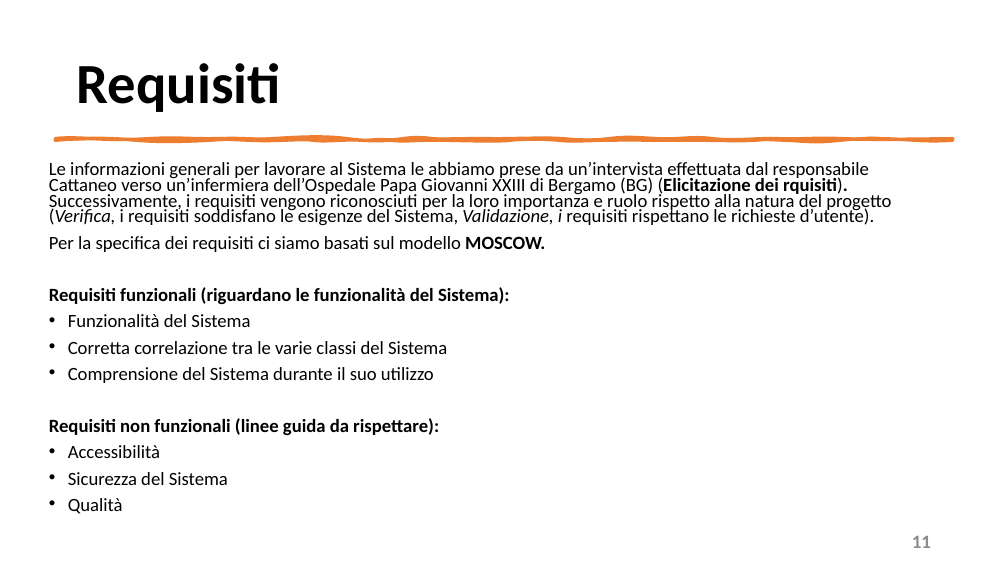
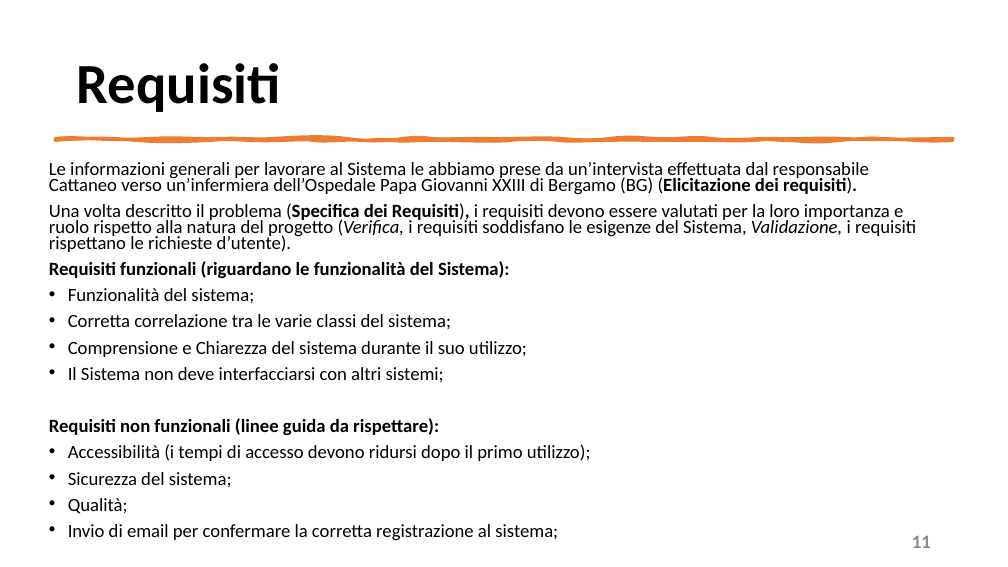
Before and after one commit to mangilimatteo/Progetto_Ingegneria_Software_Cattaneo_Mangili_Saini, a slide deck: slide 11 of Presentazione/Presentazione_Progetto.pptx. Drawn at 1008x567 pixels with LibreOffice and Linux fonts; fonts in the diff are those of the drawing. Boxes give left, top, right and bottom in pixels: in the first picture for what was removed or moved away, otherwise in the second. Text is boxed around its words. In the diff, an @@ line names an element or a change of style, - is before the commit and + after.

```diff
--- a/Presentazione/Presentazione_Progetto.pptx
+++ b/Presentazione/Presentazione_Progetto.pptx
@@ text at (49,162,916,252): text changed @@
-Le informazioni generali per lavorare al Sistema le abbiamo prese da un’intervista effettuata dal responsabile Cattaneo verso un’infermiera dell’Ospedale Papa Giovanni XXIII di Bergamo (BG) (Elicitazione dei rquisiti). Successivamente, i requisiti vengono riconosciuti per la loro importanza e ruolo rispetto alla natura del progetto (Verifica, i requisiti soddisfano le esigenze del Sistema, Validazione, i requisiti rispettano le richieste d’utente).
-Per la specifica dei requisiti ci siamo basati sul modello MOSCOW.
+Le informazioni generali per lavorare al Sistema le abbiamo prese da un’intervista effettuata dal responsabile Cattaneo verso un’infermiera dell’Ospedale Papa Giovanni XXIII di Bergamo (BG) (Elicitazione dei requisiti).
+Una volta descritto il problema (Specifica dei Requisiti), i requisiti devono essere valutati per la loro importanza e ruolo rispetto alla natura del progetto (Verifica, i requisiti soddisfano le esigenze del Sistema, Validazione, i requisiti rispettano le richieste d’utente).
@@ text at (68,288,527,382): text changed @@
-• Funzionalità del Sistema
-• Corretta correlazione tra le varie classi del Sistema
-• Comprensione del Sistema durante il suo utilizzo
+• Funzionalità del sistema;
+• Corretta correlazione tra le varie classi del sistema;
+• Comprensione e Chiarezza del sistema durante il suo utilizzo;
+• Il Sistema non deve interfacciarsi con altri sistemi;
@@ text at (68,444,591,540): text changed @@
-• Accessibilità
-• Sicurezza del Sistema
-• Qualità
+• Accessibilità (i tempi di accesso devono ridursi dopo il primo utilizzo);
+• Sicurezza del sistema;
+• Qualità;
+• Invio di email per confermare la corretta registrazione al sistema;
```
Also in this commit, not shown: 14 other slides changed.
